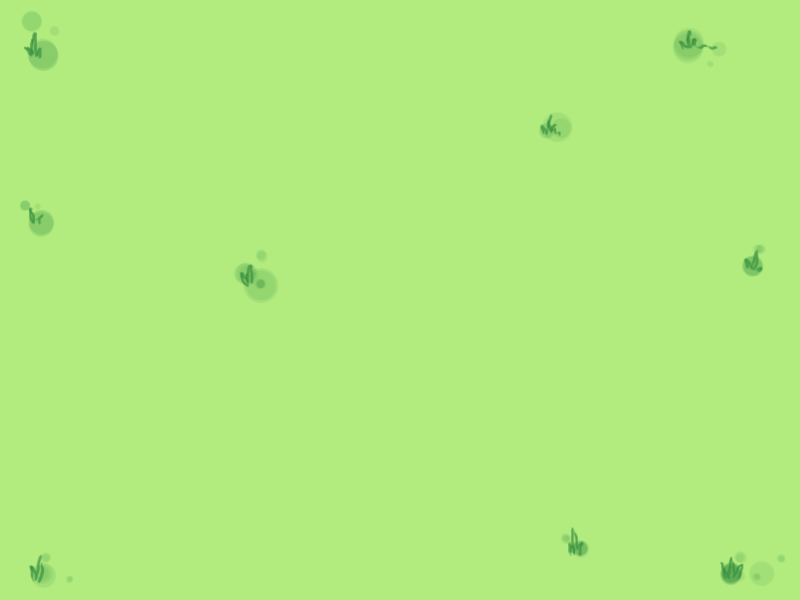
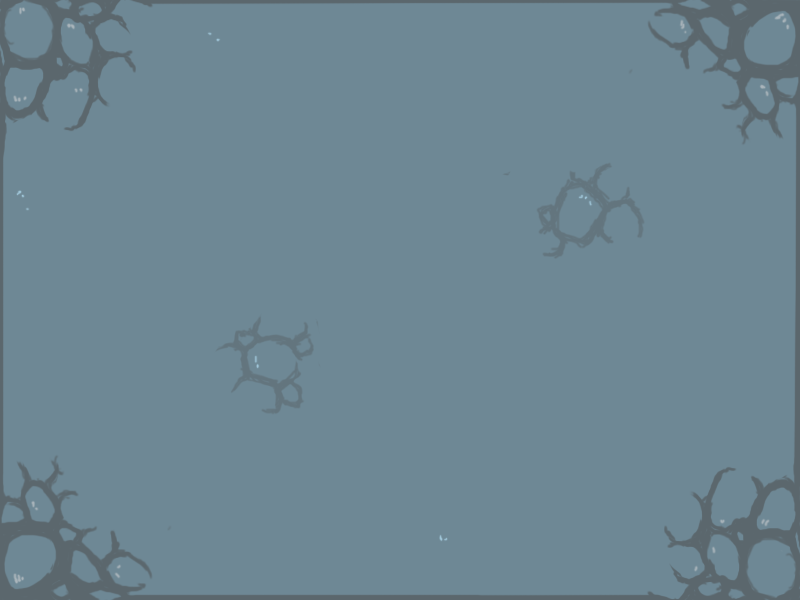
Before/after of a w=800, h=600 layered artwork. What changed in the layer stack:
hid "Layer 5", opacity 100% → 35%, moved it above "hero", painted on it over (23, 29, 764, 584)
removed layer "Layer 6" over (19, 10, 787, 589)
added layer "Layer 4" above "Layer 3" over (12, 6, 790, 585)
showed "Layer 3", opacity 100% → 58%, painted on it over (0, 0, 800, 600)
added layer "Layer 2" above "Layer 1" over (0, 0, 800, 600)
painted on "Layer 1" over (0, 0, 800, 600)
